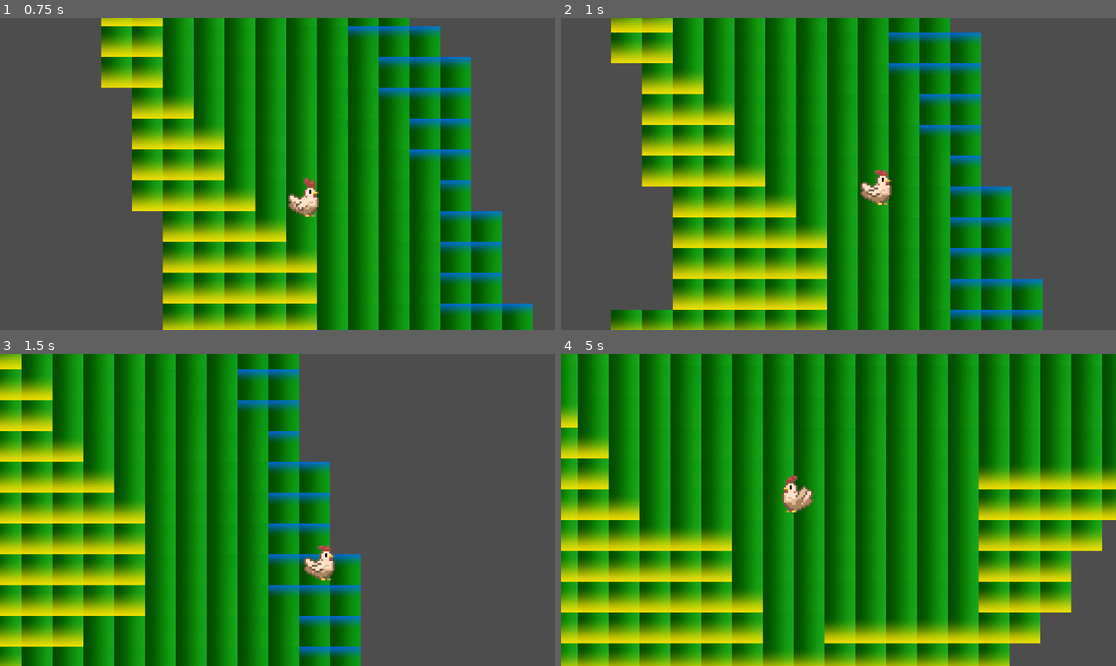
Above: before the commit, frames 1-4 (two rows, left to right).
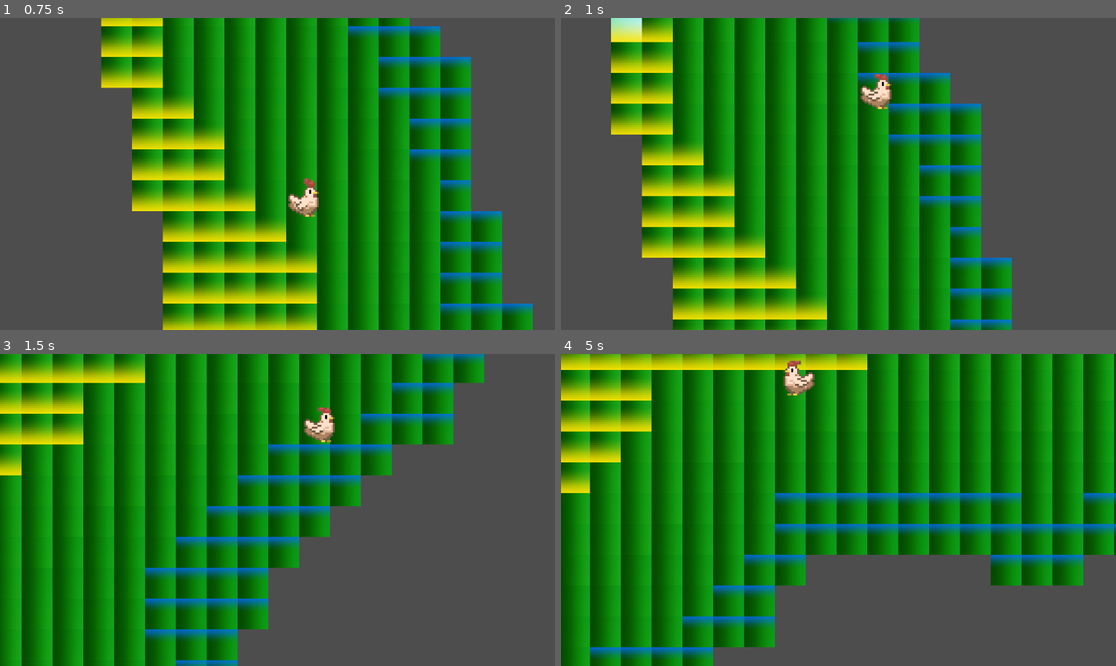
Above: after the commit, the same moments.

Repository: hhobbs3/FreeRange
Game: Godot game, scene res://scenes/procedural_map.tscn
Same seed, same stepped clock (60 frames per second), same inputs: the game is played once before the commit and once after it.
Inputs:
- Up to frame 1 (0.75 s): hold D (move_right) from 0.53 s (still down); tap S (look_down) at 0.6 s
- Up to frame 2 (1 s): keep holding D (move_right); tap Space (jump) at 0.77 s
- Up to frame 3 (1.5 s): keep holding D (move_right); tap Space (jump) at 1.07 s; tap W (look_up) at 1.35 s
- Up to frame 4 (5 s): tap Space (jump) at 1.52, 1.82, 3.02, 3.32, 3.77, 4.07, 4.52, 4.82 s; release D (move_right) at 2.03 s; hold A (move_left) 2.03-2.78 s; tap S (look_down) at 2.1, 3.6 s; hold D (move_right) 2.78-4.28 s; tap W (look_up) at 2.85, 4.35 s; hold A (move_left) from 4.28 s (still down)

Frame 1 is identical in both runs. In frame 2, 32% of the frame differs, in the area x 9-87%, y 0-100%; in frame 3, 39%; in frame 4, 95%, in the area x 0-100%, y 0-100%.

Commit message:
generated platformer test

Diff:
--- a/scripts/player.gd
+++ b/scripts/player.gd
@@ -10,7 +10,7 @@
 @onready var animated_sprite_2d = $AnimatedSprite2D
 
 var max_flaps: int = 1000
-var flap_force: float = 100.0
+var flap_force: float = 500.0
 var flap_count: int = 0
 var head = 'idle'
 
